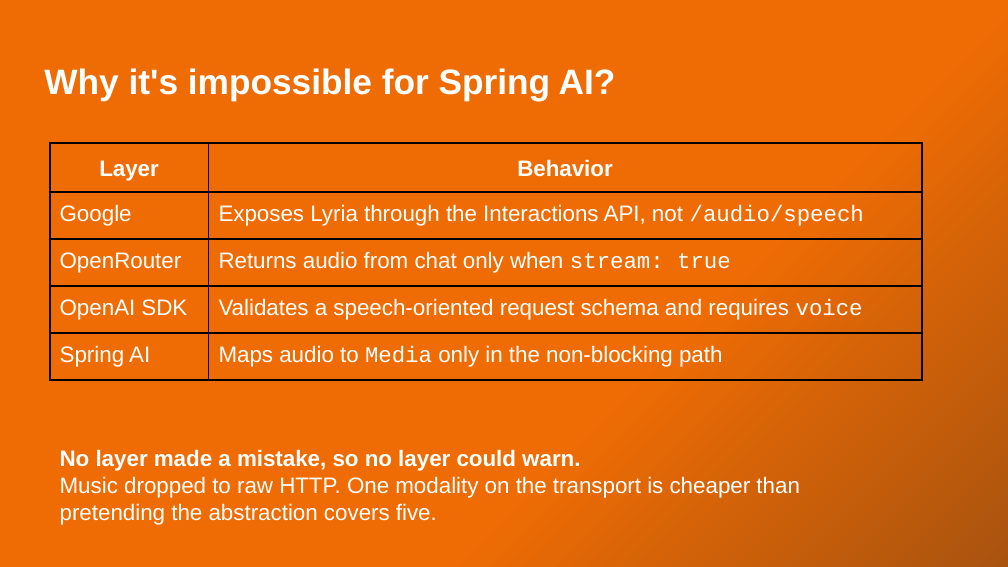
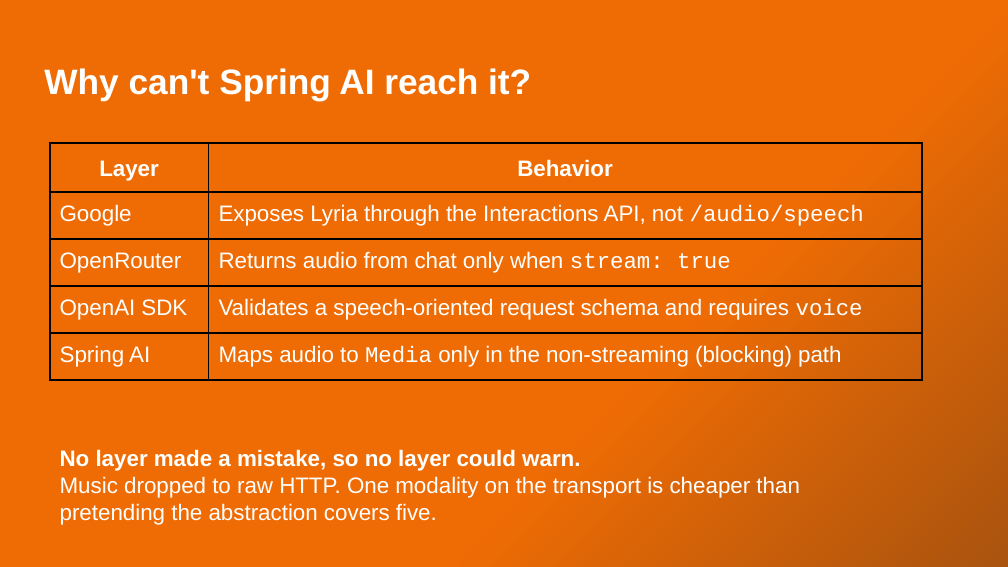
Before and after one commit to xkondix/ai-agents-JAVA-SPRING, a slide deck: slide 42 of presentations/The Agent Is a Loop .pptx (slide 41 before the commit). Drawn at 1008x567 pixels with LibreOffice and Linux fonts; fonts in the diff are those of the drawing. Boxes give left, top, right and bottom in pixels: in the first picture for what was removed or moved away, otherwise in the second. Text is boxed around its words. In the diff, an @@ line names an element or a change of style, - is before the commit and + after.

```diff
--- a/presentations/The Agent Is a Loop .pptx
+++ b/presentations/The Agent Is a Loop .pptx
@@ title at <box>44,68,531,100</box>: text changed @@
-Why it's impossible for Spring AI?
+Why can't Spring AI reach it?
@@ table at <box>49,143,921,474</box> @@
-row 5, column 2: Maps audio to Media only in the non-blocking path
+row 5, column 2: Maps audio to Media only in the non-streaming (blocking) path
```
Also in this commit, not shown: 16 other slides changed, 2 slides added, 1 slide removed, 26 other files.
